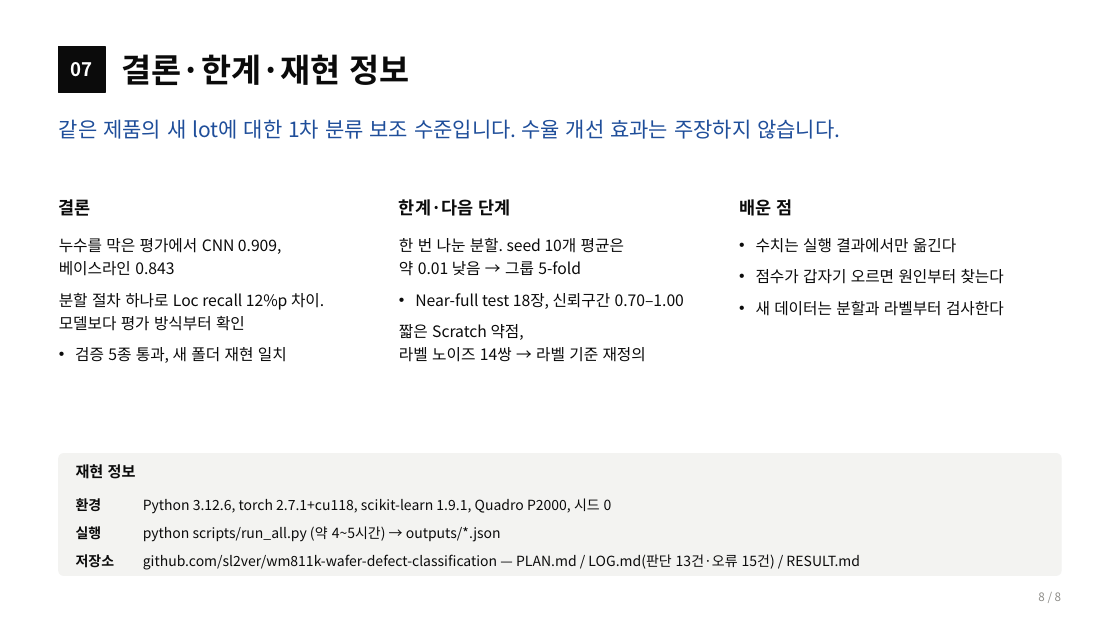
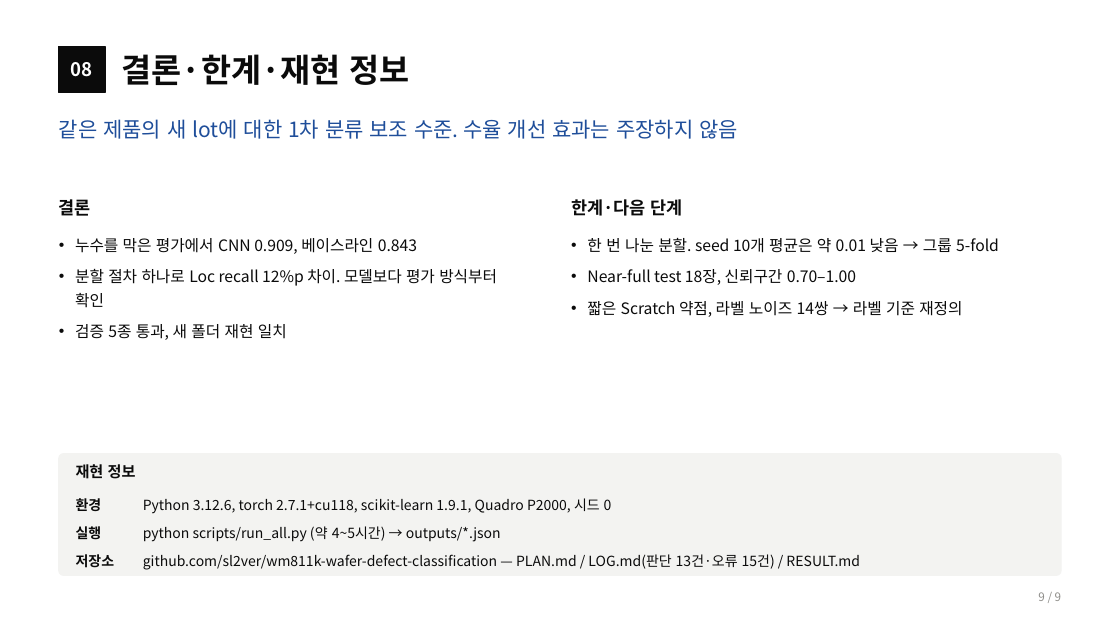
Before and after one commit to sl2ver/wm811k-wafer-defect-classification, a slide deck: slide 9 of portfolio/portfolio.pptx (slide 8 before the commit). Drawn at 1120x630 pixels with LibreOffice and Linux fonts; fonts in the diff are those of the drawing. Boxes give left, top, right and bottom in pixels: in the first picture for what was removed or moved away, otherwise in the second. Text is boxed around its words. In the diff, an @@ line names an element or a change of style, - is before the commit and + after.

```diff
--- a/portfolio/portfolio.pptx
+++ b/portfolio/portfolio.pptx
@@ text at (71,62,93,77): text changed @@
-07
+08
@@ text at (59,119,738,139): text changed @@
-같은 제품의 새 lot에 대한 1차 분류 보조 수준입니다. 수율 개선 효과는 주장하지 않습니다.
+같은 제품의 새 lot에 대한 1차 분류 보조 수준. 수율 개선 효과는 주장하지 않음
@@ text "한계·다음 단계": place and size @@
-text "한계·다음 단계" at (399,199,511,216)
+text "한계·다음 단계" at (571,199,683,216)
@@ text removed at (739,199,792,216) @@
-배운 점
@@ text "누수를 막은 평가에서 CNN 0.909, ..." rewrapped from (59,238,324,363) to (75,238,497,340) @@
@@ text "한 번 나눈 분할. seed ..." rewrapped from (399,238,684,362) to (587,238,999,317) @@
@@ text removed at (756,238,1004,316) @@
-• 수치는 실행 결과에서만 옮긴다
-• 점수가 갑자기 오르면 원인부터 찾는다
-• 새 데이터는 분할과 라벨부터 검사한다
@@ text at (1038,592,1061,601): text changed @@
-8 / 8
+9 / 9
```
Also in this commit, not shown: 7 other slides changed, 1 slide added, 24 other files.
